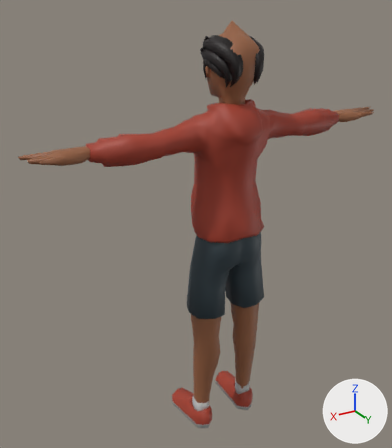
An edit to the glTF model js/models/avatars/club-crowd-m4.glb, drawn before and after from the same camera.
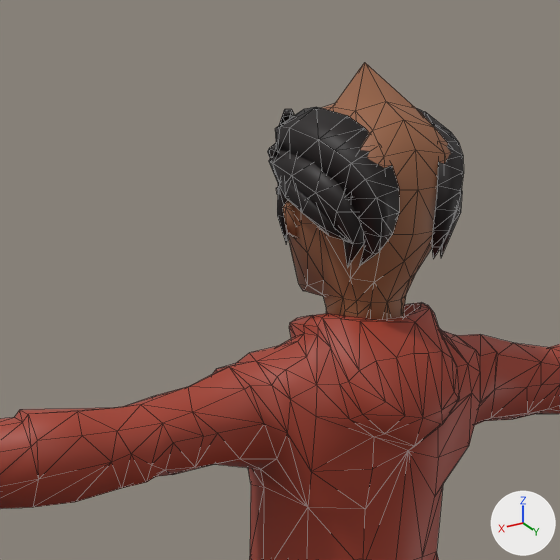
Old and new are each drawn whole from a camera (50 mm lens) standing at (1.232, 1.735, 1.969) and looking at (0.08, -0.185, 1.009) and again close up on the part from 29% to 75% of the width and 0% to 41% of the height. Every picture has the same lights, and +X, +Y and +Z are marked at lower right. The older version's two pictures come first. The close-ups show mesh edges as thin lines. Vertices at exactly the same position are counted once.

Objects in the first close-up: 'Casual_Body'.
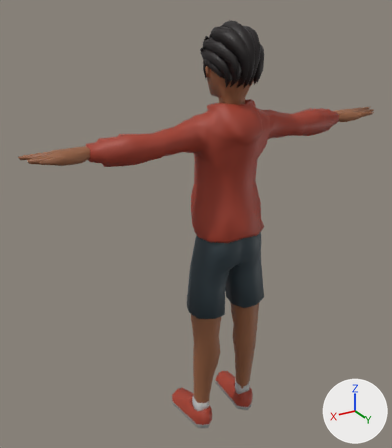
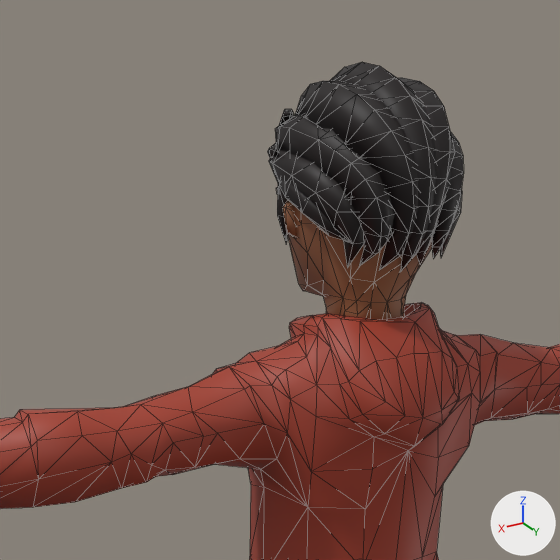
What differs and where, as boxes (x1, y1, x2, y2) in the close-ups (560 x 560 px):
```json
{"part": 1, "of": "me_casual_body", "change": "added", "after": [295, 81, 418, 270]}
{"part": 2, "of": "me_casual_body", "change": "added", "after": [398, 78, 454, 265]}
{"part": 3, "of": "me_casual_body", "change": "built on", "before": [333, 62, 415, 111], "after": [330, 62, 436, 272]}
```

Scene script edits in JSON lines:
```json
{"block": "me_casual_body", "where": "# used by ob_casual_body; location = (0.0, 0.0, 0.0)"}
{"op": "remove", "block": "me_casual_body", "code": "me_casual_body.from_pydata(...)  # 1462 vertices, 2762 faces; spans x -0.83..0.83, y -0.29..0.09, z 0.0..1.87"}
{"op": "add", "block": "me_casual_body", "code": "me_casual_body.from_pydata(...)  # 1647 vertices, 3102 faces; spans x -0.83..0.83, y -0.29..0.09, z 0.0..1.87"}
{"block": "me_casual_body", "change": "me_casual_body part 1: a new loose piece of 48 vertices spanning x -0.01..0.09, y -0.15..0.08, z 1.63..1.85, in mat_crowd"}
{"block": "me_casual_body", "change": "me_casual_body part 2: a new loose piece of 48 vertices spanning x -0.08..0.01, y -0.15..0.08, z 1.63..1.85, in mat_crowd"}
{"block": "me_casual_body", "change": "me_casual_body part 3"}
{"block": "me_casual_body", "change": "6 faces are deleted"}
{"block": "me_casual_body", "change": "48 vertices are added at x -0.04..0.05, y -0.16..0.09, z 1.63..1.86"}
{"block": "me_casual_body", "change": "5 new vertices lie (0.04, 0.01, 0.02) away from vertices in x -0.04..0.0, y -0.03..0.05, z 1.79..1.84"}
{"block": "me_casual_body", "change": "106 new faces join them"}
{"block": "me_casual_body", "change": "other edits to the shape of me_casual_body do not show in these pictures"}
```
